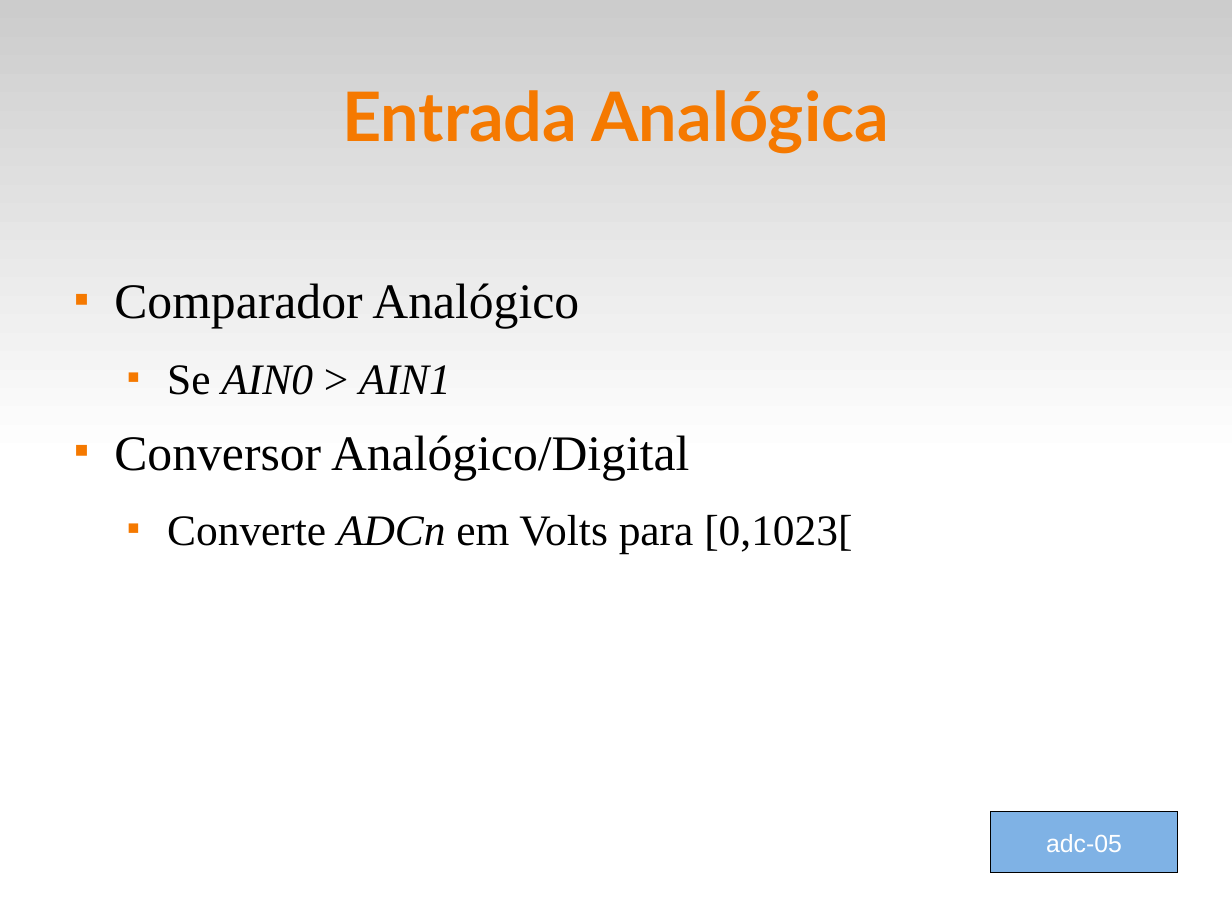
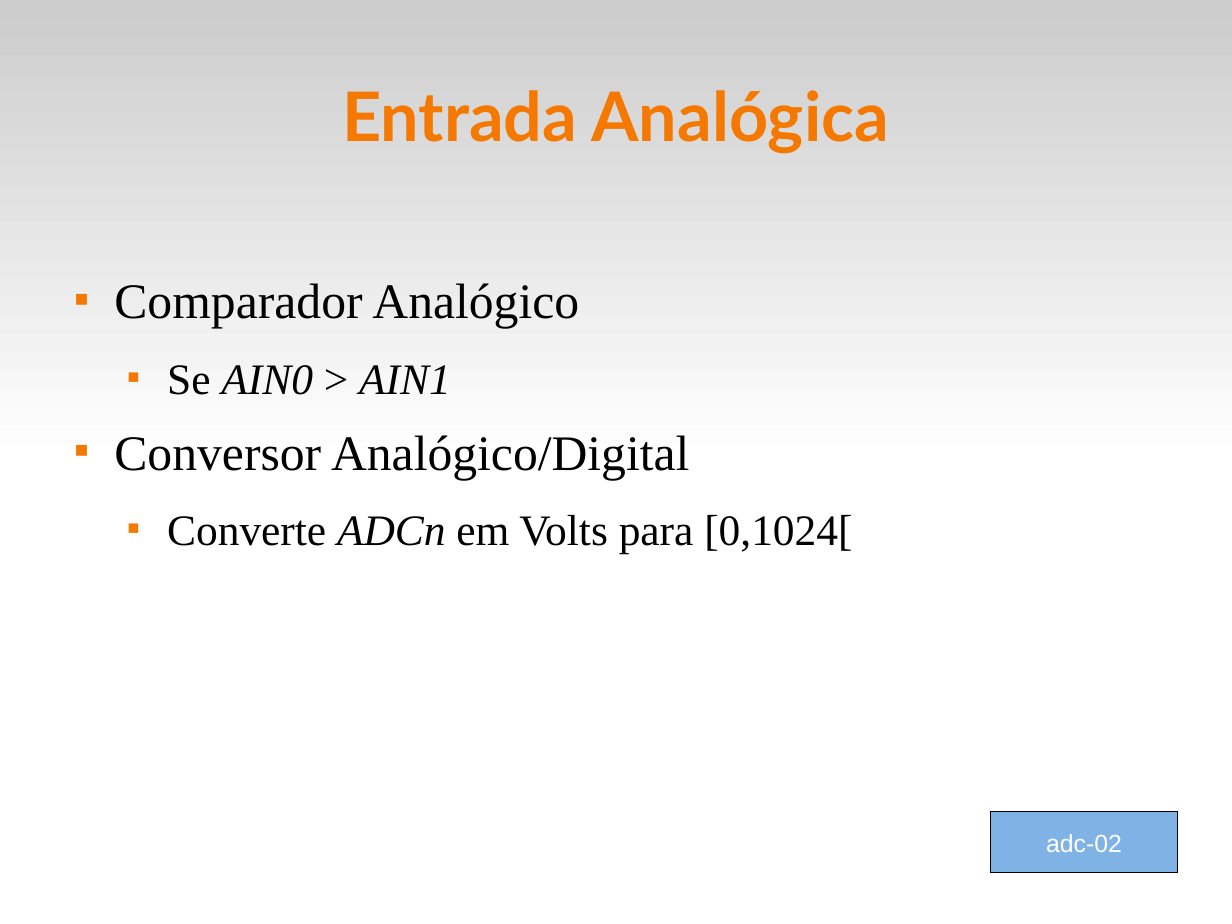
Before and after one commit to fsantanna-uerj/SE, a slide deck: slide 2 of Slides/se-03-adc.odp. Drawn at 1232x924 pixels with LibreOffice and Linux fonts; fonts in the diff are those of the drawing. Boxes give left, top, right and bottom in pixels: in the first picture for what was removed or moved away, otherwise in the second. Text is boxed around its words. In the diff, an @@ line names an element or a change of style, - is before the commit and + after.

```diff
--- a/Slides/se-03-adc.odp
+++ b/Slides/se-03-adc.odp
@@ text at <box>167,515,852,554</box>: text changed @@
-  ■ Converte ADCn em Volts para [0,1023[
+  ■ Converte ADCn em Volts para [0,1024[
@@ text in rectangle at <box>1046,834,1122,852</box>: text changed @@
-adc-05
+adc-02
```
Also in this commit, not shown: 2 other slides changed, 2 slides added, 4 other files.
